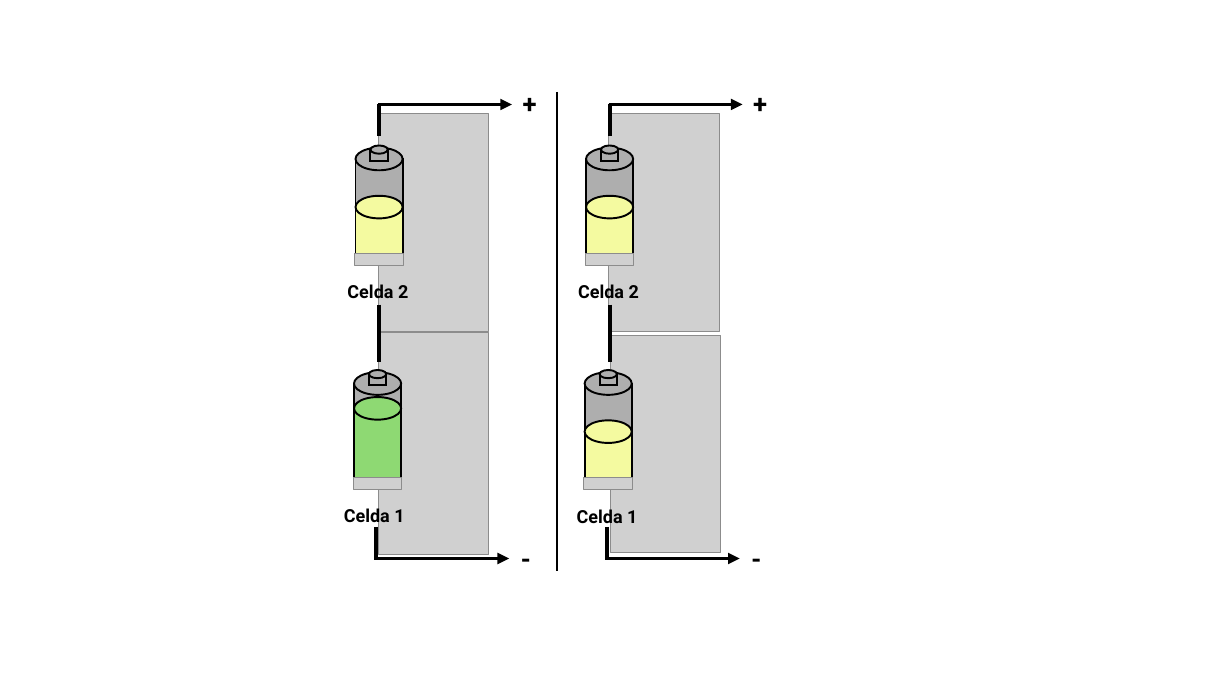
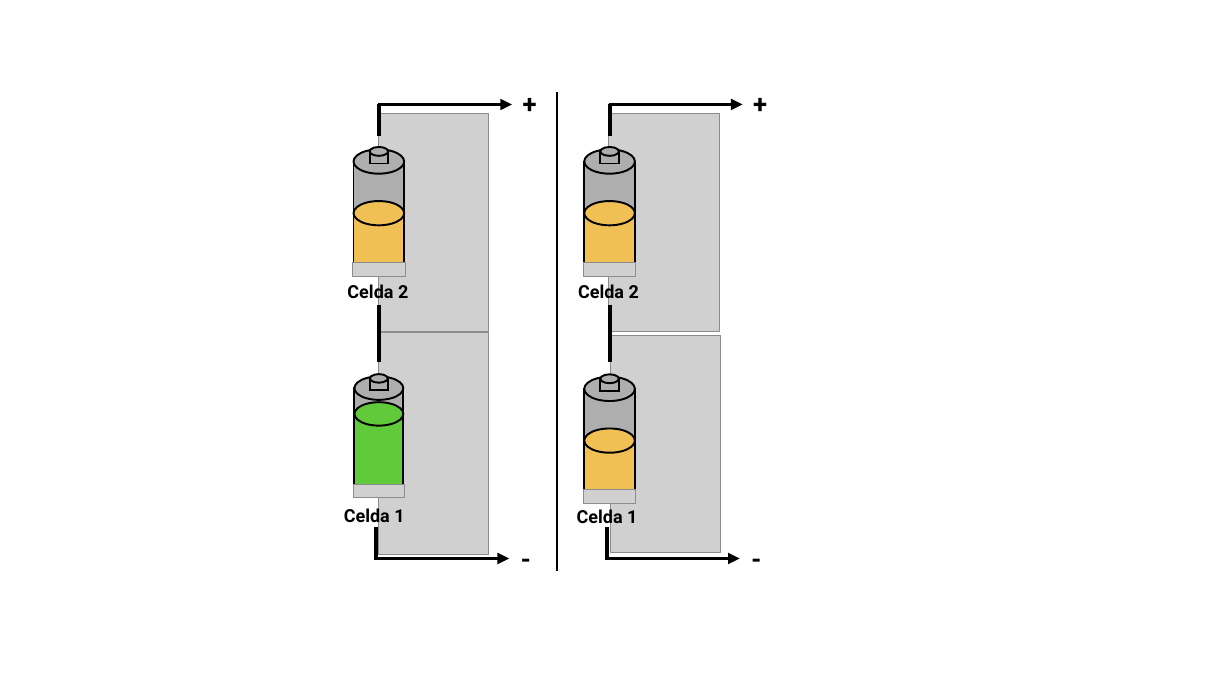
Before and after one commit to DeniseViltes/Tesis, a slide deck: slide 4 of media/Latex/Gráficos Tesis.pptx. Drawn at 1232x693 pixels with LibreOffice and Linux fonts; fonts in the diff are those of the drawing; grey boxes stand for pictures; background and template pictures are left out. Boxes give left, top, right and bottom in pixels: in the first picture for what was removed or moved away, otherwise in the second. Text is boxed around its words. In the diff, an @@ line names an element or a change of style, - is before the commit and + after.

```diff
--- a/media/Latex/Gráficos Tesis.pptx
+++ b/media/Latex/Gráficos Tesis.pptx
@@ ellipse: place and size @@
-ellipse at (356, 148, 403, 170)
+ellipse at (354, 150, 405, 174)
@@ rectangle: place and size @@
-rectangle at (356, 159, 403, 208)
+rectangle at (354, 162, 405, 214)
@@ ellipse: place and size @@
-ellipse at (586, 148, 633, 170)
+ellipse at (584, 150, 635, 174)
@@ rectangle: place and size @@
-rectangle at (586, 159, 633, 208)
+rectangle at (584, 162, 635, 214)
@@ ellipse: place and size @@
-ellipse at (356, 196, 403, 218)
+ellipse at (354, 201, 405, 226)
@@ ellipse: place and size @@
-ellipse at (586, 196, 633, 218)
+ellipse at (584, 201, 635, 226)
@@ rectangle: place and size @@
-rectangle at (356, 208, 403, 253)
+rectangle at (354, 214, 405, 263)
@@ rectangle: place and size @@
-rectangle at (586, 208, 633, 253)
+rectangle at (584, 214, 635, 263)
@@ ellipse: place and size @@
-ellipse at (585, 372, 632, 395)
+ellipse at (584, 377, 635, 401)
@@ rectangle: place and size @@
-rectangle at (585, 384, 632, 433)
+rectangle at (584, 389, 635, 442)
@@ 4 ellipses, 4 rectangles: place and size @@
-4 ellipses, 4 rectangles at (354, 370, 617, 478)
+4 ellipses, 4 rectangles at (355, 374, 619, 486)
@@ ellipse at (355, 402, 404, 425): fill #8ED973 to #60CA3A @@
@@ rectangle at (355, 414, 404, 486): fill #8ED973 to #60CA3A @@
@@ fill #F4FAA0 to #F0C054 in 6 elements at (354, 201, 405, 226), (584, 201, 635, 226), (354, 214, 405, 263), (584, 214, 635, 263), (584, 429, 635, 453), (584, 442, 635, 491) @@
@@ ellipse: place and size @@
-ellipse at (585, 421, 632, 443)
+ellipse at (584, 429, 635, 453)
@@ rectangle: place and size @@
-rectangle at (585, 433, 632, 478)
+rectangle at (584, 442, 635, 491)
@@ group removed at (354, 253, 634, 490): 4 pictures @@
@@ group added at (353, 262, 636, 504): 4 pictures @@
```
Also in this commit, not shown: 3 other slides changed.
